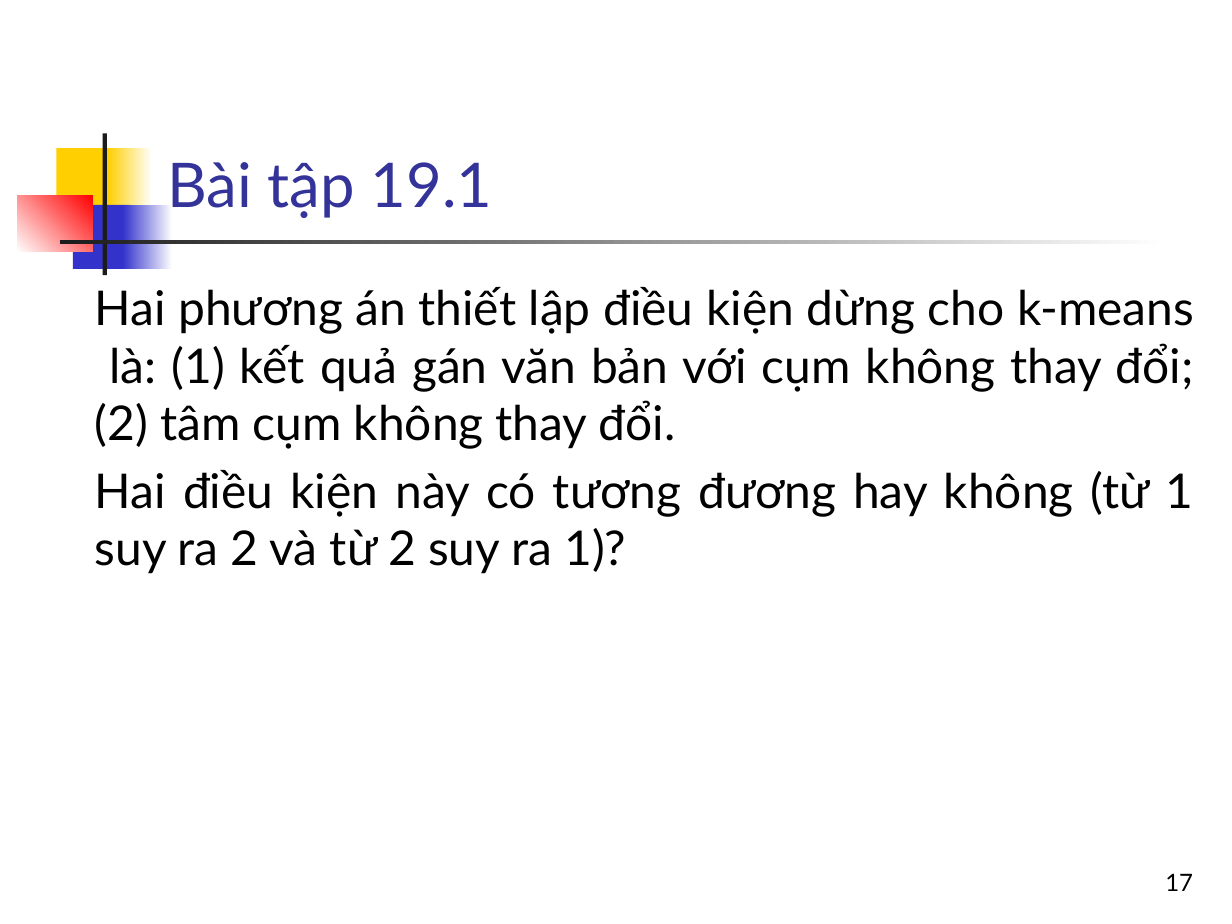
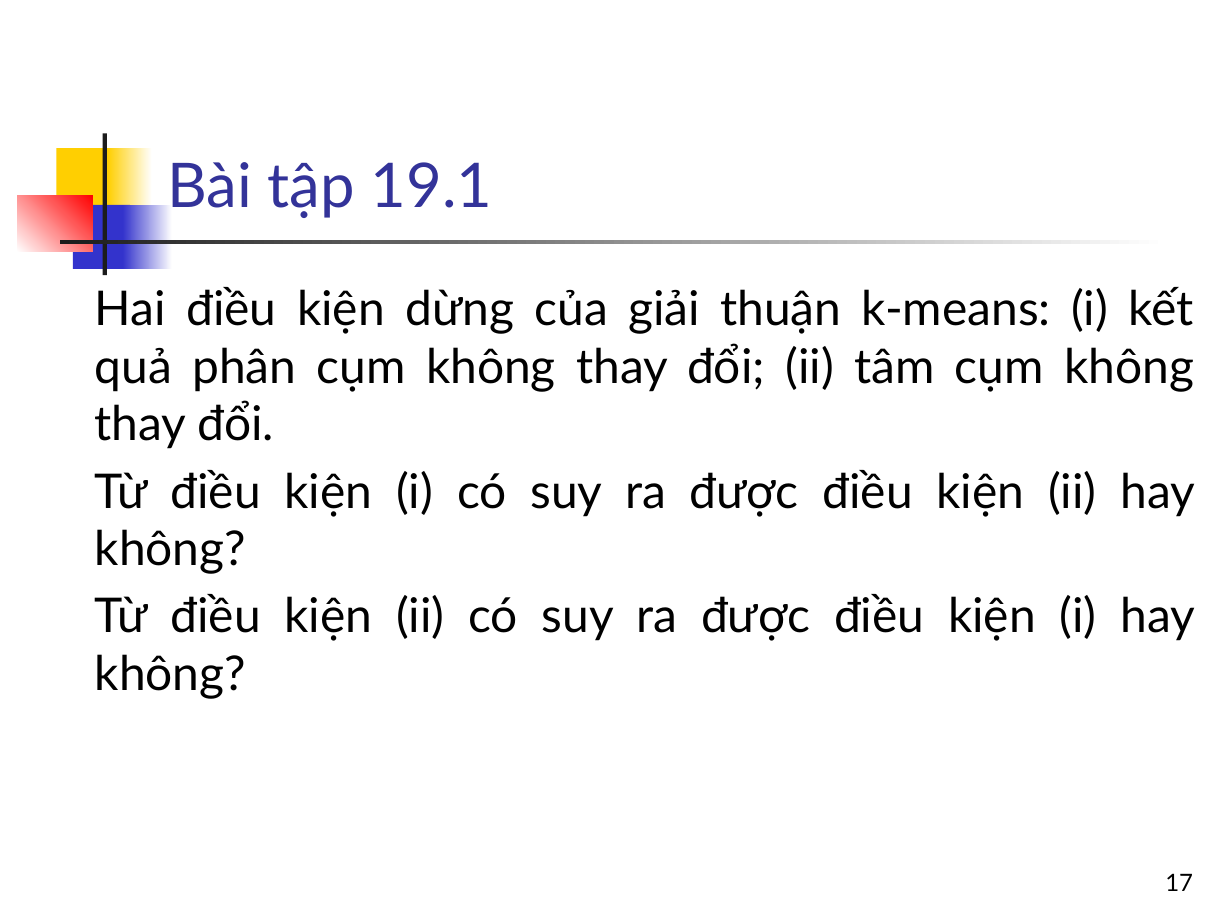
Before and after one commit to bangoc/IT4853, a slide deck: slide 17 of Bai 19 Chia cum van ban_p2.pptx. Drawn at 1232x924 pixels with LibreOffice and Linux fonts; fonts in the diff are those of the drawing. Boxes give left, top, right and bottom in pixels: in the first picture for what was removed or moved away, otherwise in the second. Text is boxed around its words. In the diff, an @@ line names an element or a change of style, - is before the commit and + after.

```diff
--- a/Bai 19 Chia cum van ban_p2.pptx
+++ b/Bai 19 Chia cum van ban_p2.pptx
@@ text at (x1=95, y1=287, x2=1195, y2=699): text changed @@
-Hai phương án thiết lập điều kiện dừng cho k-means là: (1) kết quả gán văn bản với cụm không thay đổi; (2) tâm cụm không thay đổi.
-Hai điều kiện này có tương đương hay không (từ 1 suy ra 2 và từ 2 suy ra 1)?
+Hai điều kiện dừng của giải thuận k-means: (i) kết quả phân cụm không thay đổi; (ii) tâm cụm không thay đổi.
+Từ điều kiện (i) có suy ra được điều kiện (ii) hay không?
+Từ điều kiện (ii) có suy ra được điều kiện (i) hay không?
```
Also in this commit, not shown: 1 slide added, 1 other file.
